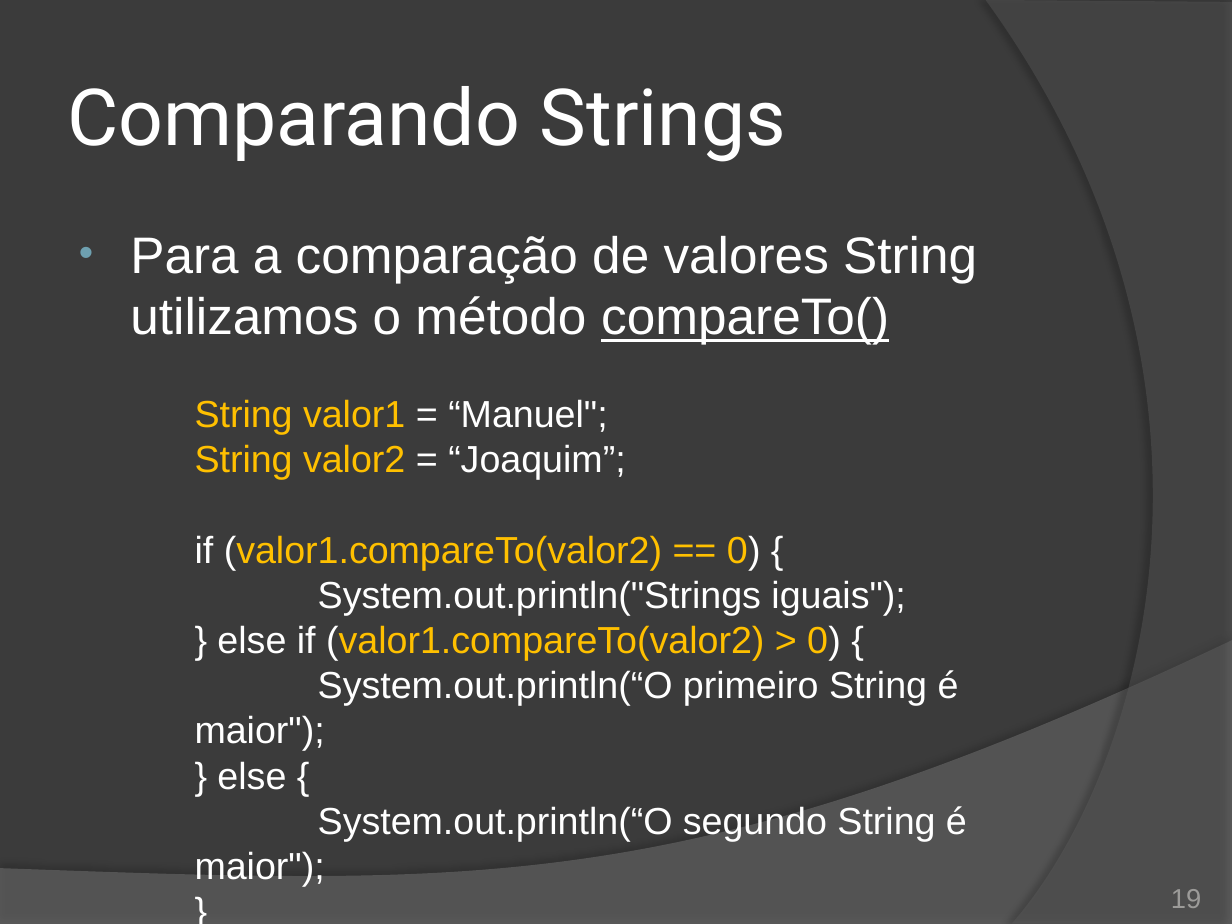
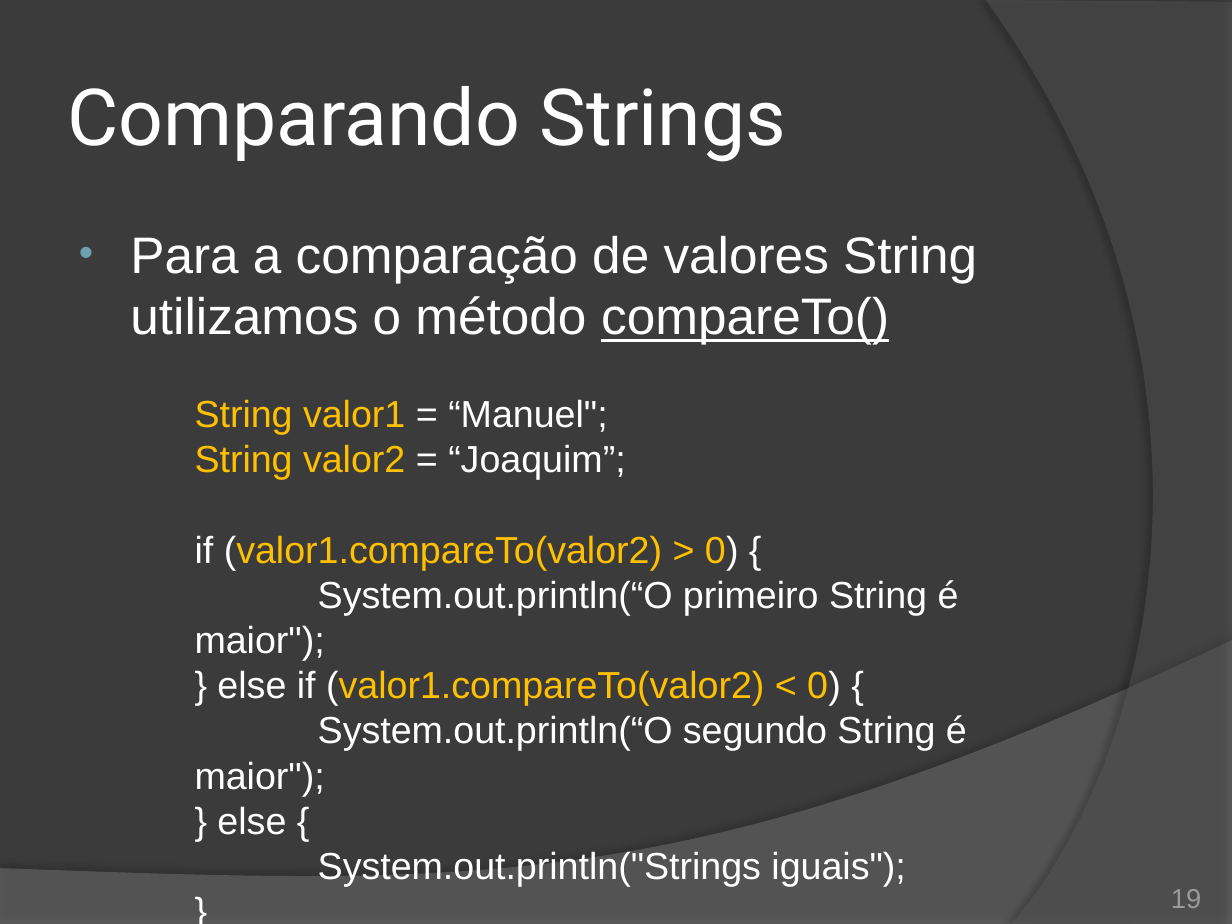
Before and after one commit to duchesqui/slzvieira-training, a slide deck: slide 19 of 2-Java-Programmer-Modulo-II/09.Capitulo03.pptx. Drawn at 1232x924 pixels with LibreOffice and Linux fonts; fonts in the diff are those of the drawing. Boxes give left, top, right and bottom in pixels: in the first picture for what was removed or moved away, otherwise in the second. Text is boxed around its words. In the diff, an @@ line names an element or a change of style, - is before the commit and + after.

```diff
--- a/2-Java-Programmer-Modulo-II/09.Capitulo03.pptx
+++ b/2-Java-Programmer-Modulo-II/09.Capitulo03.pptx
@@ text at [195, 535, 967, 835]: text changed; text colour #FFC000 to #FFFFFF @@
-  if (valor1.compareTo(valor2) == 0) {
+  if (valor1.compareTo(valor2) > 0) {
+  System.out.println(“O primeiro String é maior");
+  } else if (valor1.compareTo(valor2) < 0) {
+  System.out.println(“O segundo String é maior");
+  } else {
@@ text at [195, 625, 967, 841]: paragraphs removed @@
-  } else if (valor1.compareTo(valor2) > 0) {
-  System.out.println(“O primeiro String é maior");
-  } else {
-  System.out.println(“O segundo String é maior");
```
Also in this commit, not shown: 2 other slides changed, 5 other files.
